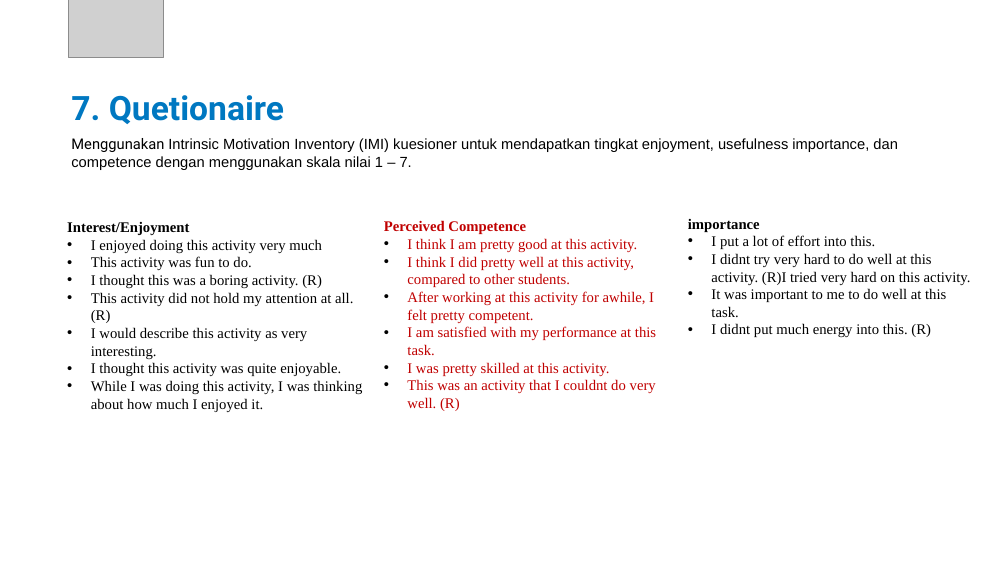
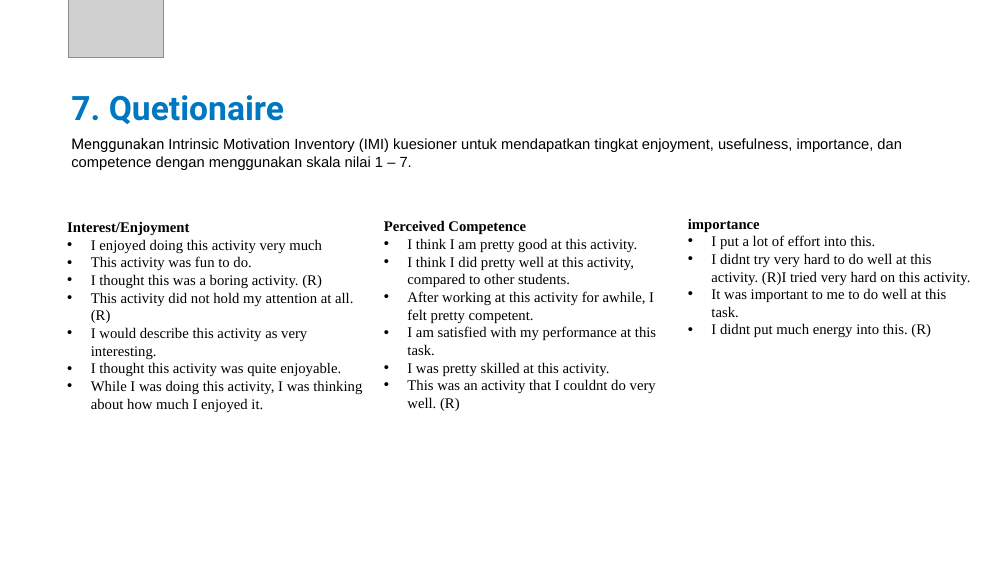
Before and after one commit to tdimk2023p/final-project-gzaber00, a slide deck: slide 10 of Laporan/6025222014_FP_Gamifikasi_SKM.pptx (slide 9 before the commit). Drawn at 1008x567 pixels with LibreOffice and Linux fonts; fonts in the diff are those of the drawing; grey boxes stand for pictures; background and template pictures are left out. Boxes give left, top, right and bottom in pixels: in the first picture for what was removed or moved away, otherwise in the second. Text is boxed around its words. In the diff, an @@ line names an element or a change of style, - is before the commit and + after.

```diff
--- a/Laporan/6025222014_FP_Gamifikasi_SKM.pptx
+++ b/Laporan/6025222014_FP_Gamifikasi_SKM.pptx
@@ text at [71, 138, 902, 170]: text changed @@
-Menggunakan Intrinsic Motivation Inventory (IMI) kuesioner untuk mendapatkan tingkat enjoyment, usefulness importance, dan competence dengan menggunakan skala nilai 1 – 7.
+Menggunakan Intrinsic Motivation Inventory (IMI) kuesioner untuk mendapatkan tingkat enjoyment, usefulness, importance, dan competence dengan menggunakan skala nilai 1 – 7.
@@ text "Perceived Competence" at [384, 220, 656, 411]: text colour #C00000 to #000000 @@
```
Also in this commit, not shown: 6 other slides changed, 2 slides added, 1 other file.
